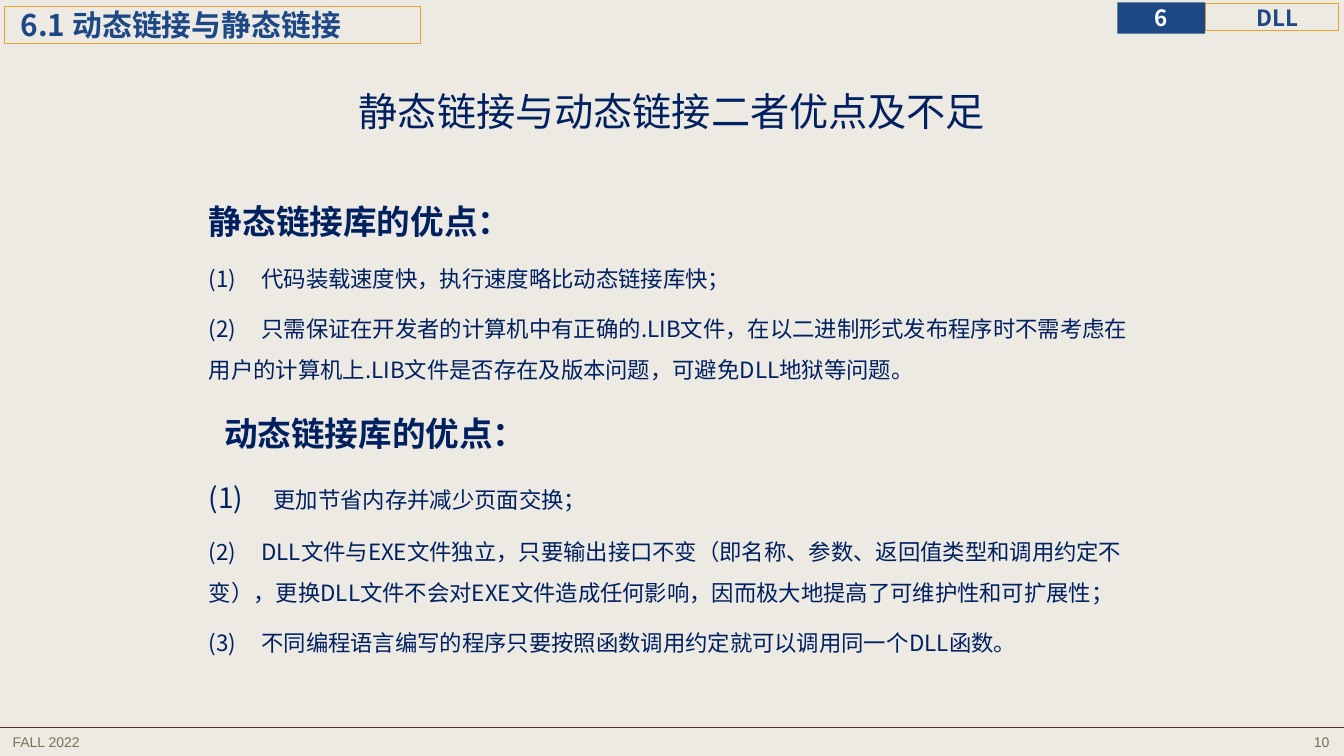
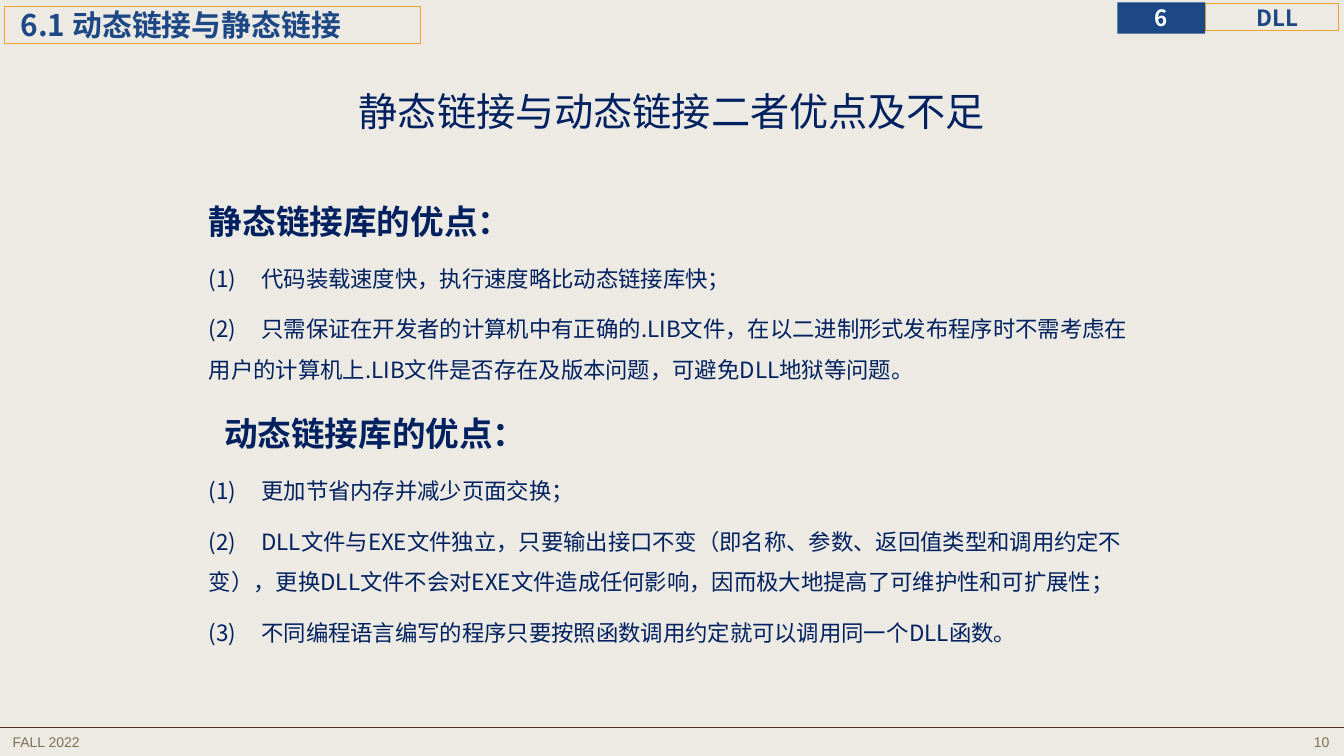
Before and after one commit to principleWindows/win-principle-2022, a slide deck: slide 10 of slides/instruction/principleWindows_6.pptx. Drawn at 1344x756 pixels with LibreOffice and Linux fonts; fonts in the diff are those of the drawing. Boxes give left, top, right and bottom in pixels: in the first picture for what was removed or moved away, otherwise in the second. Text is boxed around its words. In the diff, an @@ line names an element or a change of style, - is before the commit and + after.

```diff
--- a/slides/instruction/principleWindows_6.pptx
+++ b/slides/instruction/principleWindows_6.pptx
@@ text at (209,480,573,504): size 20 to 16 pt in "(1)" @@
```
Also in this commit, not shown: 2 other slides changed, 1 slide removed, 6 other files.
